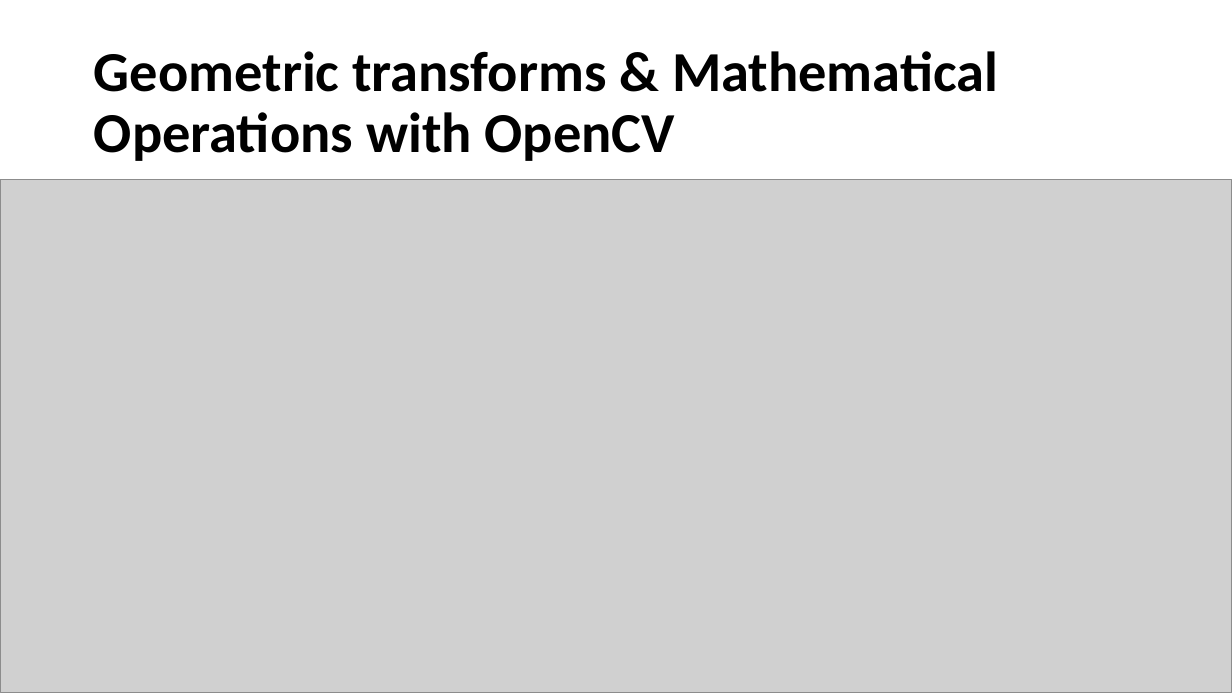
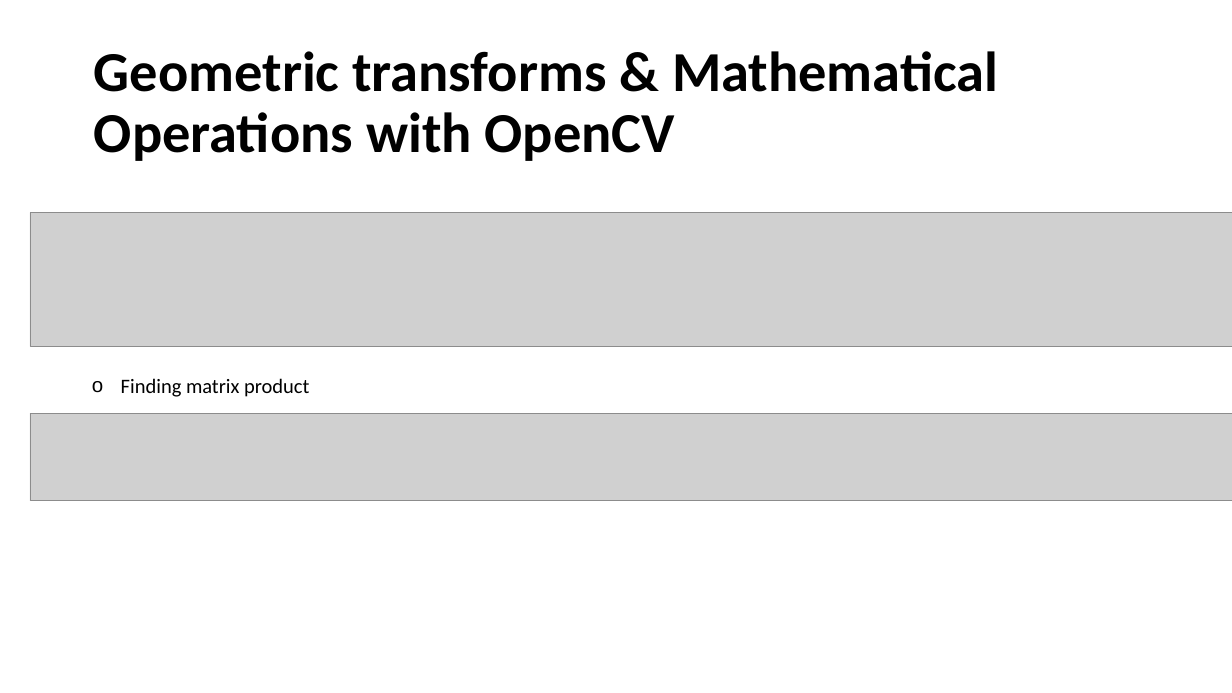
Before and after one commit to yimethan/computer_vision_study, a slide deck: slide 18 of week1_2/week1_2.pptx. Drawn at 1232x693 pixels with LibreOffice and Linux fonts; fonts in the diff are those of the drawing; grey boxes stand for pictures. Boxes give left, top, right and bottom in pixels: in the first picture for what was removed or moved away, otherwise in the second. Text is boxed around its words. In the diff, an @@ line names an element or a change of style, - is before the commit and + after.

```diff
--- a/week1_2/week1_2.pptx
+++ b/week1_2/week1_2.pptx
@@ picture: place and size @@
-picture at (0, 179, 1232, 693)
+picture at (30, 213, 1232, 347)
@@ text added at (121, 378, 309, 397), 16 pt, text #000000 @@
+o Finding matrix product
@@ picture added at (30, 413, 1232, 501) @@
```
Also in this commit, not shown: 3 other slides changed, 3 other files.
